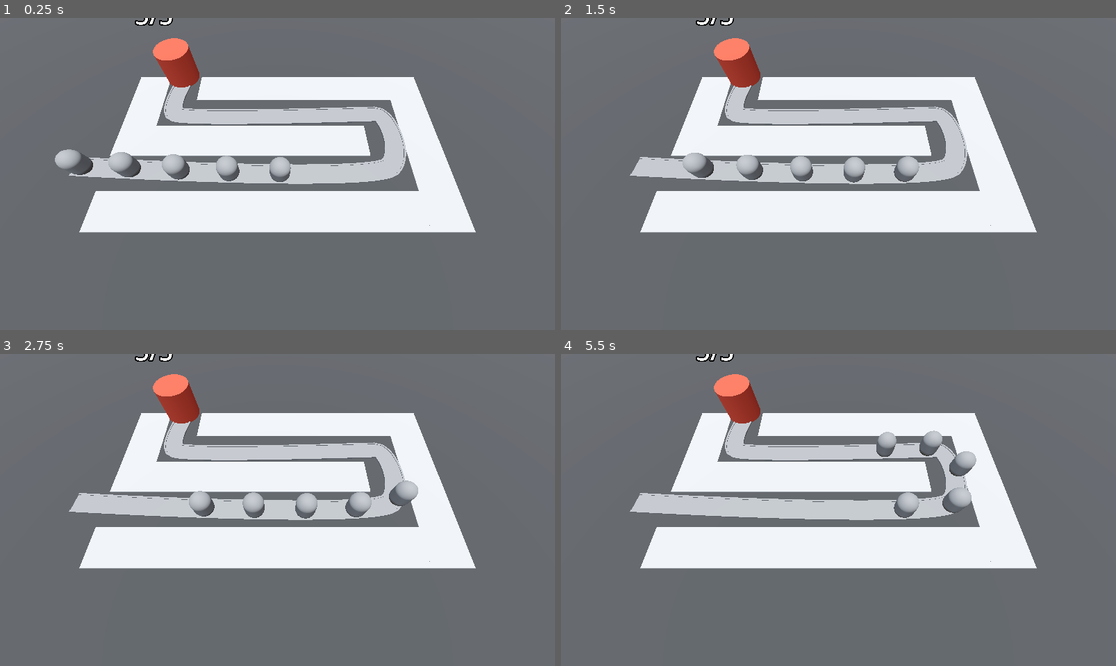
Above: before the commit, frames 1-4 (two rows, left to right).
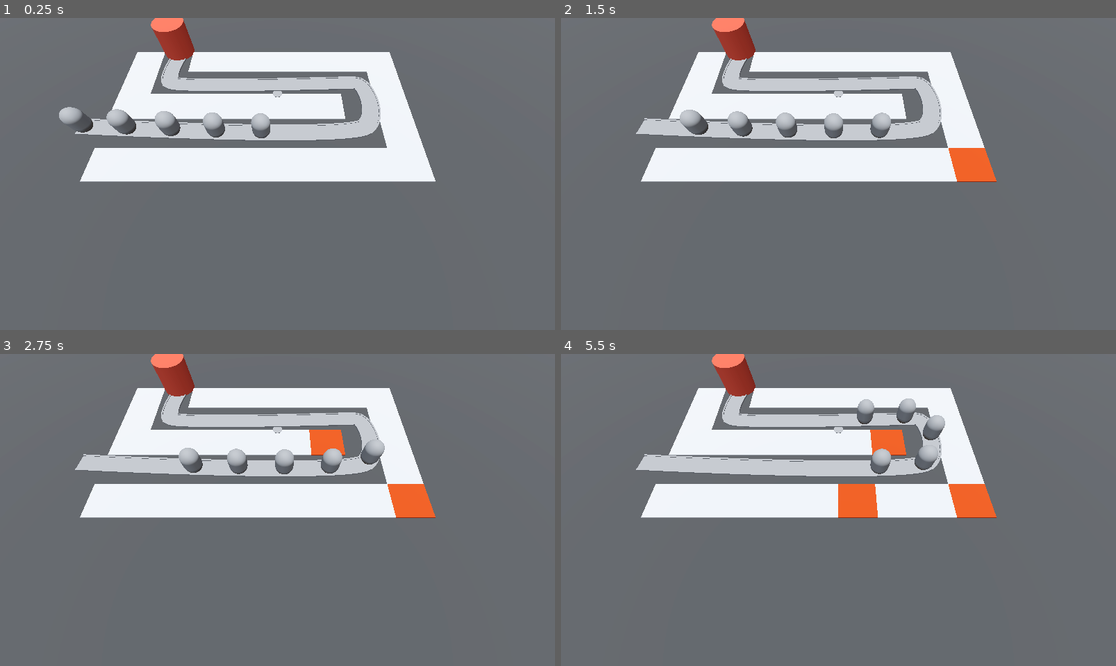
Above: after the commit, the same moments.

Repository: AlexanderMendivil/barbarian_blaster
Game: Godot game, scene res://BaseLevel.tscn
Two runs of this game, one before a commit and one after it. Both use one fixed random seed, a clock stepped at 60 frames per second and the inputs below.
Inputs (mouse positions are in pixels of both pictures, inside the frame that each line leads up to):
- Up to frame 1 (0.25 s): no input
- Up to frame 2 (1.5 s): move the mouse to (960, 158) at 0.52 s; click (960, 158) at 0.6 s; move the mouse to (727, 189) at 1.27 s; click (727, 189) at 1.35 s
- Up to frame 3 (2.75 s): move the mouse to (333, 441) at 2.02 s; click (333, 441) at 2.1 s
- Up to frame 4 (5.5 s): move the mouse to (810, 572) at 2.77 s; click (810, 572) at 2.85 s; move the mouse to (1005, 556) at 3.52 s; click (1005, 556) at 3.6 s; move the mouse to (672, 463) at 4.27 s; click (672, 463) at 4.35 s; move the mouse to (866, 510) at 5.02 s; click (866, 510) at 5.1 s

The runs differ from the first frame. In frame 1, 30% of the frame differs, in the area x 9-86%, y 0-69%; in frame 2, 30%; in frame 3, 30%; in frame 4, 31%, in the area x 12-86%, y 0-69%.

Commit message:
turrets and manager

Diff:
--- a/BaseLevel.tscn
+++ b/BaseLevel.tscn
@@ -1,9 +1,11 @@
-[gd_scene load_steps=10 format=3 uid="uid://bsmb5cowjy7pb"]
+[gd_scene load_steps=12 format=3 uid="uid://bsmb5cowjy7pb"]
 
 [ext_resource type="MeshLibrary" uid="uid://bbt1vnqt01aex" path="res://MeshLibraries/SpaceLibrary.tres" id="1_tr658"]
 [ext_resource type="PackedScene" uid="uid://khatafrsgmys" path="res://enemy/enemy.tscn" id="2_0dfw4"]
 [ext_resource type="PackedScene" uid="uid://bl18ugrt11nne" path="res://RayPickerCamera/ray_picker_camera.tscn" id="2_v40uh"]
 [ext_resource type="PackedScene" uid="uid://df230gthdwxye" path="res://base/base.tscn" id="3_bkals"]
+[ext_resource type="Script" path="res://TurretManager.gd" id="5_jv8at"]
+[ext_resource type="PackedScene" uid="uid://dfvnawnts2y51" path="res://turret/turret.tscn" id="6_x1pfu"]
 
 [sub_resource type="ProceduralSkyMaterial" id="ProceduralSkyMaterial_4e8wf"]
 sky_horizon_color = Color(0.64625, 0.65575, 0.67075, 1)
@@ -35,7 +37,6 @@
 environment = SubResource("Environment_qwkwb")
 
 [node name="CSGBox3D" type="CSGBox3D" parent="."]
-transform = Transform3D(1, 0, 0, 0, 1, 0, 0, 0, 1, 2, 0, 5)
 material_override = SubResource("StandardMaterial3D_yahky")
 size = Vector3(150, 2, 100)
 
@@ -52,11 +53,11 @@
 [node name="RayPickerCamera" parent="." instance=ExtResource("2_v40uh")]
 
 [node name="Path3D" type="Path3D" parent="."]
-transform = Transform3D(1, 0, 0, 0, 1, 0, 0, 0, 1, 2, 1, 5)
+transform = Transform3D(1, 0, 0, 0, 1, 0, 0, 0, 1, -5.96046e-08, 1, -0.2)
 curve = SubResource("Curve3D_t0uxe")
 
 [node name="Road" type="CSGPolygon3D" parent="Path3D"]
-transform = Transform3D(1, 0, 0, 0, 1, 0, 0, 0, 1, -3.2, -1, -5.7)
+transform = Transform3D(1, 0, 0, 0, 1, 0, 0, 0, 1, -0.8, -1, -0.499999)
 polygon = PackedVector2Array(-1, 0, -1, 0.1, 1, 0.1, 1, 0)
 mode = 2
 path_node = NodePath("..")
@@ -70,7 +71,7 @@
 path_joined = false
 
 [node name="LeftEdge" type="CSGPolygon3D" parent="Path3D"]
-transform = Transform3D(1, 0, 0, 0, 1, 0, 0, 0, 1, -3.2, -1, -5.7)
+transform = Transform3D(1, 0, 0, 0, 1, 0, 0, 0, 1, -0.8, -1, -0.499999)
 polygon = PackedVector2Array(-1.1, 0, -1.1, 0.15, -0.9, 0.15, -0.9, 0)
 mode = 2
 path_node = NodePath("..")
@@ -84,7 +85,7 @@
 path_joined = false
 
 [node name="RightEdge2" type="CSGPolygon3D" parent="Path3D"]
-transform = Transform3D(1, 0, 0, 0, 1, 0, 0, 0, 1, -3.2, -1, -5.7)
+transform = Transform3D(1, 0, 0, 0, 1, 0, 0, 0, 1, -0.8, -1, -0.499999)
 polygon = PackedVector2Array(0.9, 0, 0.9, 0.15, 1.1, 0.15, 1.1, 0)
 mode = 2
 path_node = NodePath("..")
@@ -117,4 +118,8 @@
 progress = 20.0
 
 [node name="Base" parent="." instance=ExtResource("3_bkals")]
-transform = Transform3D(1, 0, 0, 0, 1, 0, 0, 0, 1, -12.3362, 2.81641, -3)
+transform = Transform3D(1, 0, 0, 0, 1, 0, 0, 0, 1, -13.9362, 2.81641, -8.2)
+
+[node name="TurretManager" type="Node3D" parent="."]
+script = ExtResource("5_jv8at")
+turret = ExtResource("6_x1pfu")
--- a/RayPickerCamera/ray_picker_camera.gd
+++ b/RayPickerCamera/ray_picker_camera.gd
@@ -4,14 +4,15 @@
 
 func _process(_delta: float) -> void:
 	var mouse_position:Vector2 = get_viewport().get_mouse_position()
-	ray_cast_3d.target_position = project_local_ray_normal(mouse_position) * 100
+	ray_cast_3d.target_position = project_local_ray_normal(mouse_position) * 100.0
+	print(mouse_position)
+	print(ray_cast_3d.target_position)
 	ray_cast_3d.force_raycast_update()
 
 	if ray_cast_3d.is_colliding():
 		Input.set_default_cursor_shape(Input.CURSOR_POINTING_HAND)
 		var collider = ray_cast_3d.get_collider()
 		if collider is GridMap && Input.is_action_just_pressed('click'):
-			print("click")
 			var collision_point = ray_cast_3d.get_collision_point()
 			var cell = collider.local_to_map(collision_point)
 			if  collider.get_cell_item(cell) == 0:
--- /dev/null
+++ b/TurretManager.gd
@@ -0,0 +1,13 @@
+extends Node3D
+
+@export var turret: PackedScene
+# Called when the node enters the scene tree for the first time.
+func _ready():
+	var new_turret = turret.instantiate()
+	add_child(new_turret)
+	pass # Replace with function body.
+
+
+# Called every frame. 'delta' is the elapsed time since the previous frame.
+func _process(delta):
+	pass
--- /dev/null
+++ b/turret/turret.tscn
@@ -0,0 +1,35 @@
+[gd_scene load_steps=5 format=3 uid="uid://dfvnawnts2y51"]
+
+[sub_resource type="CylinderMesh" id="CylinderMesh_2ibtt"]
+height = 1.0
+
+[sub_resource type="CylinderMesh" id="CylinderMesh_14u30"]
+top_radius = 0.6
+bottom_radius = 0.6
+height = 0.6
+
+[sub_resource type="BoxMesh" id="BoxMesh_q0rim"]
+size = Vector3(0.3, 0.2, 0.5)
+
+[sub_resource type="CylinderMesh" id="CylinderMesh_lc1m8"]
+top_radius = 0.01
+bottom_radius = 0.1
+height = 1.5
+
+[node name="Turret" type="Node3D"]
+
+[node name="TurretBase" type="MeshInstance3D" parent="."]
+transform = Transform3D(1, 0, 0, 0, 1, 0, 0, 0, 1, 0, 0.5, 0)
+mesh = SubResource("CylinderMesh_2ibtt")
+
+[node name="TurretTop" type="MeshInstance3D" parent="TurretBase"]
+transform = Transform3D(1, 0, 0, 0, 1, 0, 0, 0, 1, 0, 0.3, 0)
+mesh = SubResource("CylinderMesh_14u30")
+
+[node name="CannonBase" type="MeshInstance3D" parent="TurretBase"]
+transform = Transform3D(1, 0, 0, 0, 1, 0, 0, 0, 1, 0, 0.2, 0.7)
+mesh = SubResource("BoxMesh_q0rim")
+
+[node name="MeshInstance3D" type="MeshInstance3D" parent="TurretBase/CannonBase"]
+transform = Transform3D(1, 0, 0, 0, -4.37114e-08, -1, 0, 1, -4.37114e-08, 0, 0, 0.5)
+mesh = SubResource("CylinderMesh_lc1m8")
Not shown: 4 places in MeshLibraries/SpaceLibrary.tres that only renumber resources
